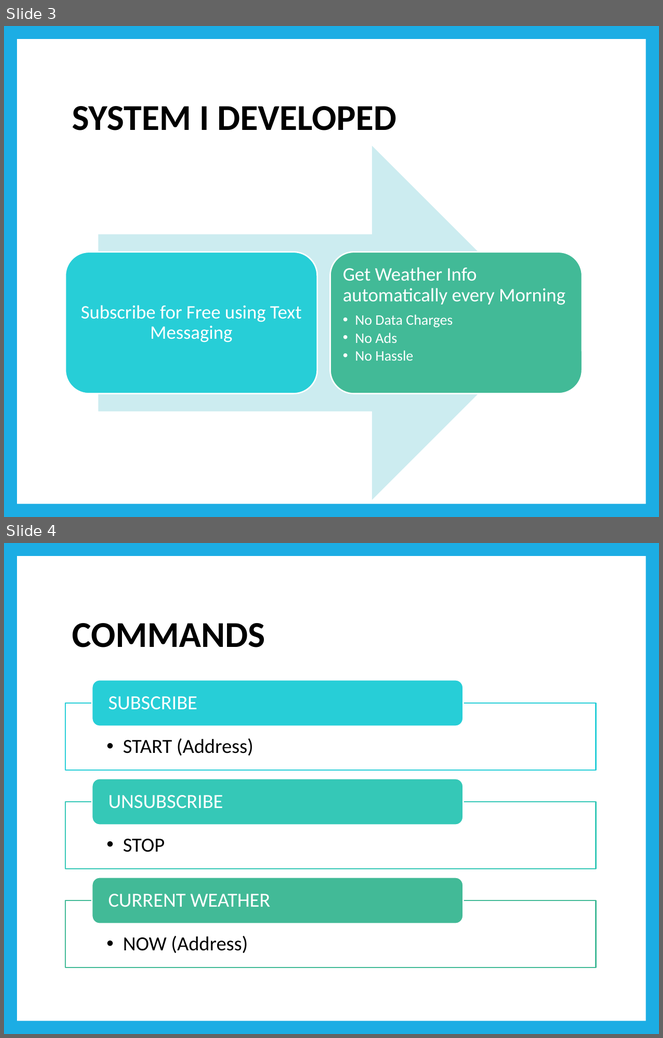
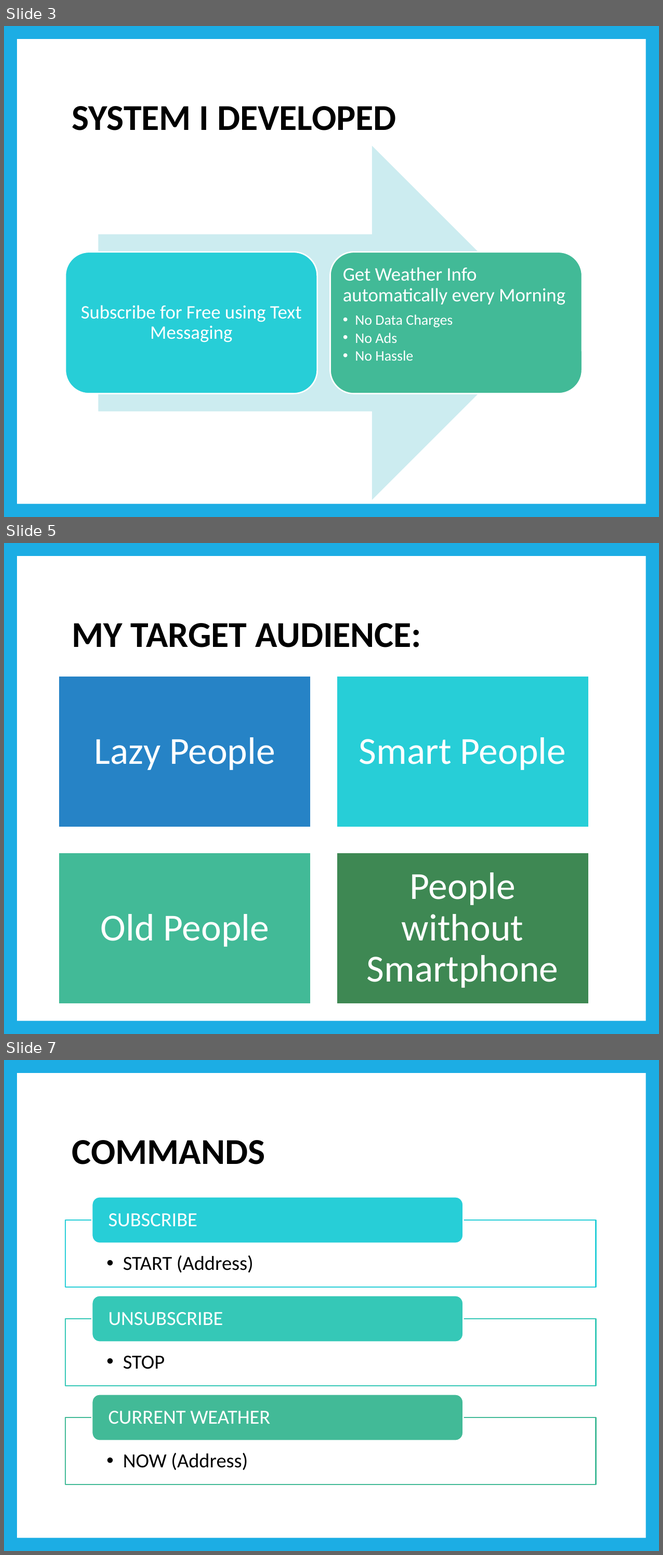
Before and after one commit to abastola/Smart-DressUp, a slide deck: SMART WEATHER.pptx. Shown one above the other, each under a label of ours: slides 3 and 4 before the commit, slides 3, 5 and 7 after it; the slides between them are not shown. The pictures are 663x1038 and 663x1555 pixels, drawn with LibreOffice and Linux fonts; fonts in the diff are those of the drawing. Boxes give left, top, right and bottom in pixels: in the first picture for what was removed or moved away, otherwise in the second. Text is boxed around its words. In the diff, an @@ line names an element or a change of style, - is before the commit and + after.

```diff
--- a/SMART WEATHER.pptx
+++ b/SMART WEATHER.pptx
@@ slide 5 added at bbox=[4, 543, 659, 1034], background #1CADE4; not listed: 1 template element that a slide beside it also shows @@
@@ title added at bbox=[72, 623, 422, 648], 40 pt, text #000000, bold @@
+MY TARGET AUDIENCE:
@@ group added at bbox=[59, 676, 588, 1004]: 4 rectangles, 4 texts @@
+Lazy People
+Smart People
+Old People
+People without Smartphone
@@ what was slide 4 is now slide 7 @@
```
Also in this commit, not shown: 1 slide changed, 2 other slides added, 5 other files.
